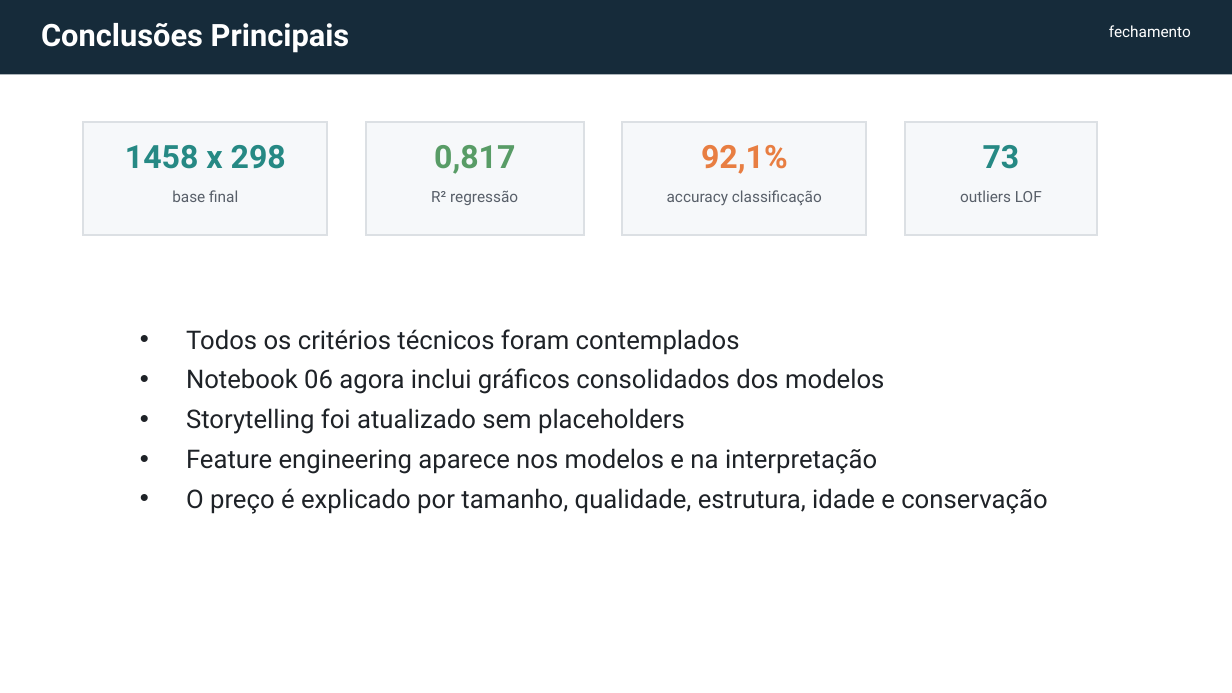
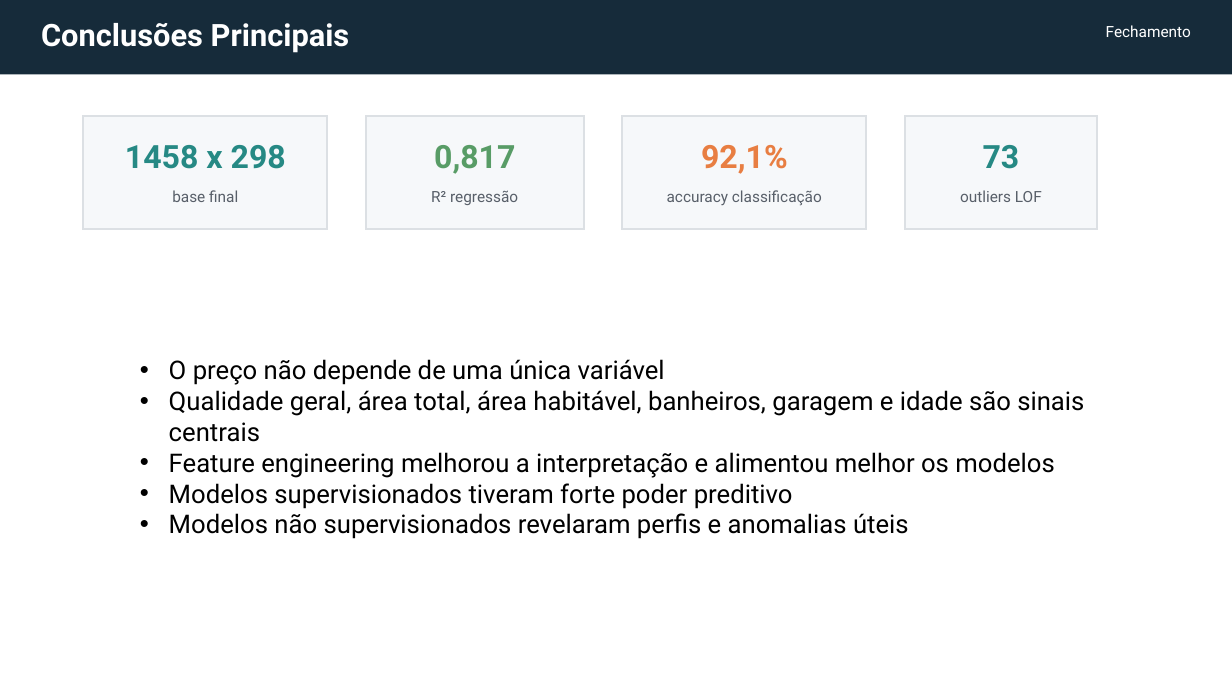
Before and after one commit to luisflipefv/analise-de-dados-c3, a slide deck: slide 12 of slides/apresentacao_house_prices_c3.pptx. Drawn at 1232x693 pixels with LibreOffice and Linux fonts; fonts in the diff are those of the drawing. Boxes give left, top, right and bottom in pixels: in the first picture for what was removed or moved away, otherwise in the second. Text is boxed around its words. In the diff, an @@ line names an element or a change of style, - is before the commit and + after.

```diff
--- a/slides/apresentacao_house_prices_c3.pptx
+++ b/slides/apresentacao_house_prices_c3.pptx
@@ text at [1106, 25, 1191, 37]: text changed @@
-fechamento
+Fechamento
@@ 4 rectangles: place and size @@
-4 rectangles at [83, 122, 1097, 235]
+4 rectangles at [83, 116, 1097, 229]
@@ text at [169, 359, 1084, 539]: text changed; text colour #1E2227 to #000000 @@
-• Todos os critérios técnicos foram contemplados
-• Notebook 06 agora inclui gráficos consolidados dos modelos
-• Storytelling foi atualizado sem placeholders
-• Feature engineering aparece nos modelos e na interpretação
-• O preço é explicado por tamanho, qualidade, estrutura, idade e conservação
+• O preço não depende de uma única variável
+• Qualidade geral, área total, área habitável, banheiros, garagem e idade são sinais centrais
+• Feature engineering melhorou a interpretação e alimentou melhor os modelos
+• Modelos supervisionados tiveram forte poder preditivo
+• Modelos não supervisionados revelaram perfis e anomalias úteis
```
Also in this commit, not shown: 10 other slides changed, 1 slide added, 1 slide removed, 1 other file.
